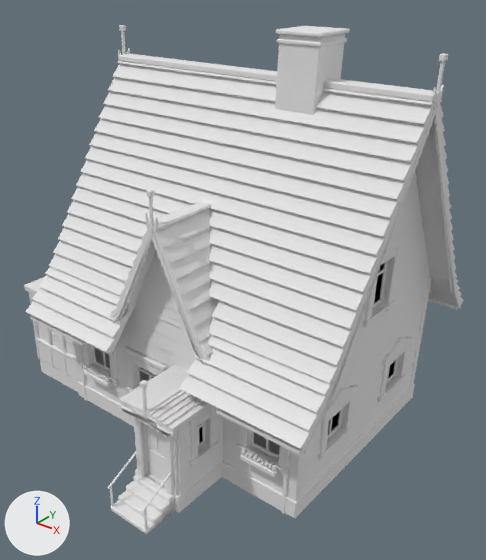
A saved change to the FBX model unity/Assets/Art/Buildings/harbour-row/bld_206_1989.fbx.
Camera for both pictures: a camera (50 mm lens) standing at (12.22, -15.4, 14.09) and looking at (0.52, -0.77, 5.02). Lighting does not change. The marker at lower left points along +X, +Y and +Z. The older version comes first. Where no turn or scale is listed for an object, it has been applied to the vertices. Vertices at exactly the same position are counted once.

Objects in the first picture: 'bld_206_1989'.
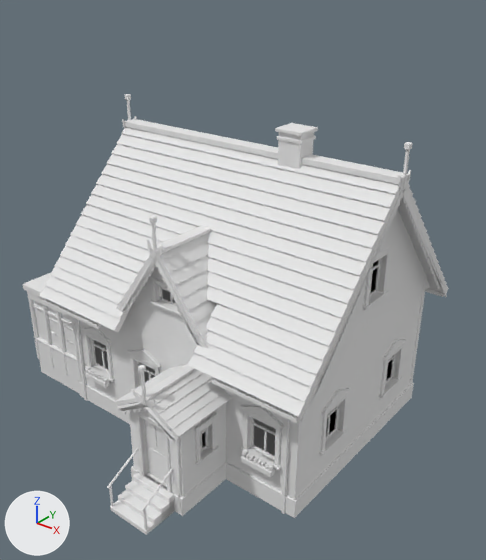
Diff of the bpy script that builds the scene:
```diff
--- a/unity/Assets/Art/Buildings/harbour-row/bld_206_1989.fbx.py
+++ b/unity/Assets/Art/Buildings/harbour-row/bld_206_1989.fbx.py
@@ me_bld_206_1989 @@
 # used by ob_bld_206_1989; location = (0.0, 0.0, 0.0)
-me_bld_206_1989.from_pydata(...)  # 7488 vertices, 7632 faces; spans x -6.96..5.87, y -6.66..4.79, z 0.0..12.35
+me_bld_206_1989.from_pydata(...)  # 7687 vertices, 7892 faces; spans x -7.03..5.21, y -6.65..4.37, z 0.0..9.89
+# me_bld_206_1989 part 1: the loose piece of 208 vertices spanning x -5.17..5.75, y -3.77..3.71, z 4.81..11.04 is rebuilt with 184 vertices and now spans x -5.01..5.12, y -3.67..3.65, z 4.82..8.91
+# me_bld_206_1989 part 2: the loose piece of 98 vertices spanning x -1.45..1.8, y -4.23..-1.78, z 4.81..7.77 is rebuilt with 44 vertices and now spans x 0.06..1.62, y -3.95..-1.56, z 4.82..6.92
+# me_bld_206_1989 part 3: the loose piece of 42 vertices spanning x -1.29..1.64, y -3.64..-3.53, z 4.81..7.72 is rebuilt with 102 vertices and now spans x -1.42..1.5, y -3.58..-3.37, z 4.82..6.85
+# me_bld_206_1989 part 4: the loose piece of 26 vertices spanning x -5.22..-1.28, y -4.84..-3.5, z 3.5..4.96 is rebuilt with 20 vertices and now spans x -5.02..-1.42, y -4.38..-3.47, z 4.01..4.96
+# me_bld_206_1989 part 5: the loose piece of 26 vertices spanning x 1.59..5.53, y -4.84..-3.5, z 3.5..4.96 is rebuilt with 20 vertices and now spans x 1.5..5.09, y -4.38..-3.47, z 4.01..4.96
+# me_bld_206_1989 part 6: the loose piece of 26 vertices spanning x -5.22..5.53, y 3.44..4.79, z 3.5..4.96 is rebuilt with 20 vertices and now spans x -5.02..5.09, y 3.46..4.37, z 4.01..4.96
+# me_bld_206_1989 part 7: the loose piece of 26 vertices spanning x -2.35..-1.25, y -4.21..-1.78, z 3.77..4.93 is rebuilt with 20 vertices and now spans x -2.11..-1.39, y -3.95..-1.56, z 4.14..4.93
+# me_bld_206_1989 part 8: the loose piece of 26 vertices spanning x 1.61..2.63, y -4.21..-1.78, z 3.77..4.93 is rebuilt with 20 vertices and now spans x 1.47..2.18, y -3.95..-1.56, z 4.14..4.93
+# me_bld_206_1989 part 9: the loose piece of 24 vertices spanning x -4.54..-4.32, y -3.64..-3.49, z 0.62..3.47 is rebuilt with 24 vertices and now spans x -4.58..-4.35, y -3.59..-3.39, z 0.62..4.82
+# me_bld_206_1989 part 10: 324 loose pieces with 3922 vertices, spanning x -6.96..5.87, y -6.66..4.69, z 0.0..12.35, are deleted
+# me_bld_206_1989 part 11: 3 vertices moved within x -4.57..-4.47, y -3.5..3.5, z 0.62..3.62; 2854 vertices removed from x -6.91..4.98, y -6.6..3.71, z 0.0..10.91; 6951 vertices added at x -7.03..5.21, y -6.65..4.32, z 0.0..9.89
+# me_bld_206_1989 part 12: 72 vertices added at x 1.36..2.24, y -0.41..0.38, z 4.82..9.77
+# other edits to the shape of me_bld_206_1989 do not show in these pictures
 me_bld_206_1989.materials.append(mat_palette)
```

Boxes (x1, y1, x2, y2) around the edits, measured in the pictures (486 x 560 px):
'bld_206_1989', reshaped (13% shorter)
    before: (24, 25, 463, 534)
    after: (23, 94, 449, 535)
part 1 of me_bld_206_1989, rebuilt (23% shorter)
    before: (49, 61, 457, 384)
    after: (54, 127, 443, 377)
part 2 of me_bld_206_1989, rebuilt
    before: (116, 208, 220, 343)
    after: (158, 233, 217, 336)
part 3 of me_bld_206_1989, rebuilt (6% wider, 21% shorter)
    before: (135, 251, 183, 323)
    after: (135, 266, 186, 323)
part 4 of me_bld_206_1989, rebuilt (14% narrower, 24% shorter)
    before: (26, 266, 136, 354)
    after: (39, 266, 133, 333)
part 5 of me_bld_206_1989, rebuilt (15% narrower, 23% shorter)
    before: (179, 335, 335, 450)
    after: (188, 330, 320, 418)
part 6 of me_bld_206_1989, rebuilt
    before: (429, 276, 463, 306)
    after: (427, 275, 449, 293)
part 7 of me_bld_206_1989, rebuilt
    before: (106, 301, 136, 321)
    after: (116, 302, 123, 310)
part 8 of me_bld_206_1989, rebuilt
    before: (194, 337, 214, 368)
    after: (197, 332, 208, 348)
part 9 of me_bld_206_1989, rebuilt
    before: (75, 342, 81, 382)
    after: (74, 318, 82, 381)
part 10 of me_bld_206_1989, deleted
    before: (24, 25, 461, 518)
part 11 of me_bld_206_1989, cut back
    before: (61, 171, 430, 534)
    after: (23, 94, 447, 535)
part 12 of me_bld_206_1989, added
    after: (275, 123, 318, 169)
